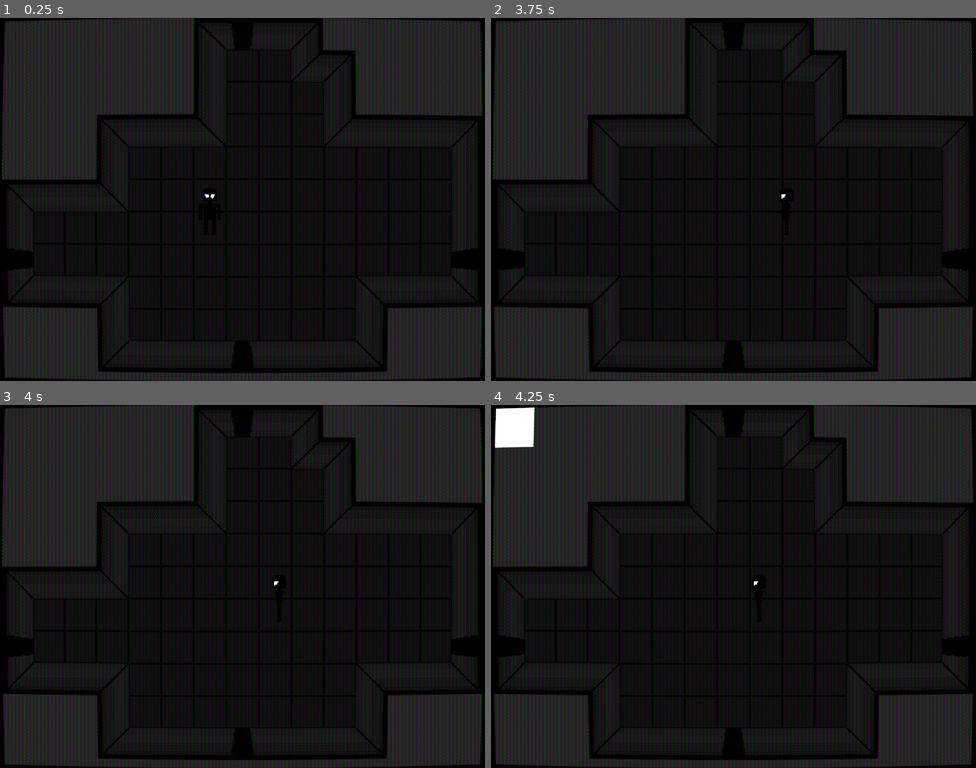
Above: before the commit, frames 1-4 (two rows, left to right).
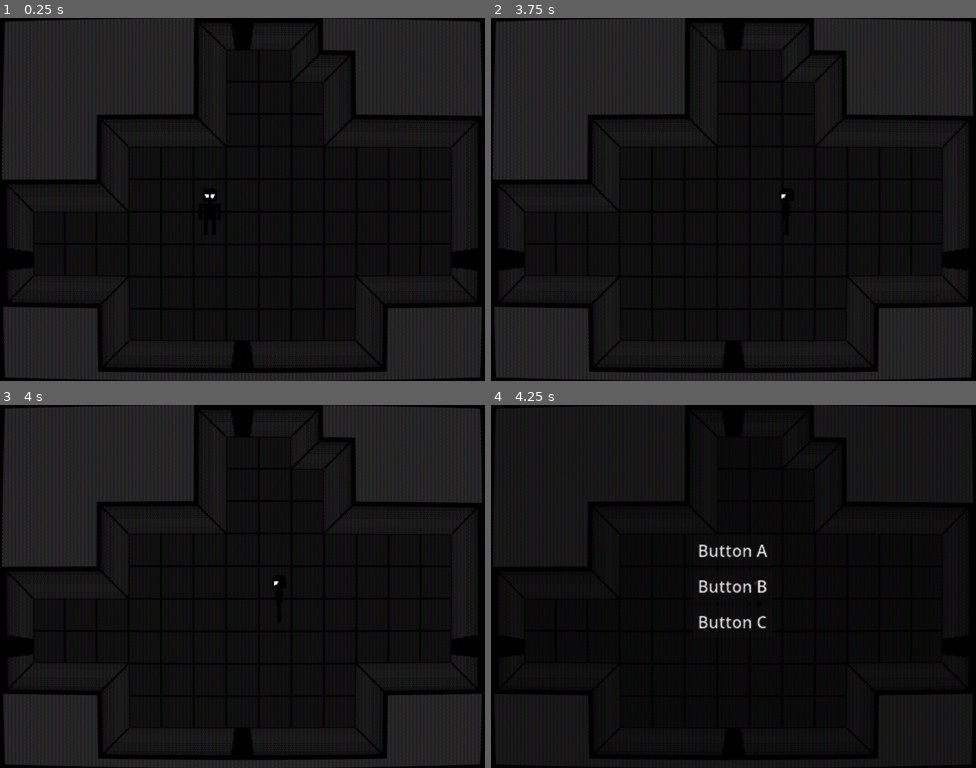
Above: after the commit, the same moments.

Repository: imLymei/LoveCraftHorror
Game: Godot game, scene res://Scenes/Main/Main.tscn
The game is run twice, just before and just after one commit, with the same random seed, the same clock (stepped at 60 frames per second) and the same inputs. The engine's default icon, where the game draws it, is replaced by a stand-in: a white triangle on a blue panel in a dark square.
Inputs:
- Up to frame 1 (0.25 s): no input
- Up to frame 2 (3.75 s): tap Enter at 0.5 s; hold D (move_right) 0.53-1.28 s; hold F (interact) 0.53-1.28 s; hold S (move_down) 1.28-2.03 s; tap F (interact) at 1.35, 2.85 s; hold D (move_right) 2.03-2.78 s; hold F (interact) 2.03-2.78 s; tap Space at 2.75 s; hold W (move_up) 2.78-3.53 s; hold A (move_left) from 3.53 s (still down); hold F (interact) from 3.53 s (still down)
- Up to frame 3 (4 s): keep holding A (move_left); keep holding F (interact)
- Up to frame 4 (4.25 s): keep holding A (move_left); keep holding F (interact); tap E (open_inventory) at 4.15 s

Frames 1-3 are identical in both runs. In frame 4, 20% of the frame differs, in the area x 0-100%, y 0-100%.

Commit message:
fix: UI mouse input not being calculated correctly

Diff:
--- a/Scenes/Main/Main.gd
+++ b/Scenes/Main/Main.gd
@@ -11,6 +11,16 @@
 func _unhandled_input(event: InputEvent) -> void:
 	if event is InputEventMouse:
 		event.position -= position
-		event.position *= Vector2(Vector2(sub_viewport.size) / size)
+
+		if size.x != sub_viewport.size.x:
+			var game_current_width := size.y * sub_viewport.size.x / sub_viewport.size.y
+			var screen_padding_x := (size.x - game_current_width) / 2
+
+			event.position.x -= screen_padding_x
+		if size.y != sub_viewport.size.y:
+			var game_current_height := size.x * sub_viewport.size.y / sub_viewport.size.x
+			var screen_padding_y := (size.y - game_current_height) / 2
+
+			event.position.y -= screen_padding_y
 
 	sub_viewport.push_input(event)
--- a/Scenes/Main/Main.tscn
+++ b/Scenes/Main/Main.tscn
@@ -27,6 +27,7 @@
 anchor_bottom = 1.0
 grow_horizontal = 2
 grow_vertical = 2
+mouse_filter = 1
 script = ExtResource("1_p8rbg")
 
 [node name="CanvasLayer" type="CanvasLayer" parent="." unique_id=369571911]
@@ -49,7 +50,6 @@
 grow_vertical = 2
 mouse_filter = 2
 texture = SubResource("ViewportTexture_i3fi7")
-expand_mode = 2
 stretch_mode = 5
 
 [node name="SubViewport" type="SubViewport" parent="." unique_id=1535546387]
--- a/Scenes/UI/Inventory/InventoryUI.tscn
+++ b/Scenes/UI/Inventory/InventoryUI.tscn
@@ -1,7 +1,6 @@
 [gd_scene format=3 uid="uid://bwftinn8xf6v8"]
 
 [node name="InventoryUI" type="Control" unique_id=1543015924]
-visible = false
 layout_mode = 3
 anchors_preset = 15
 anchor_right = 1.0
@@ -10,6 +9,34 @@
 grow_vertical = 2
 
 [node name="ColorRect" type="ColorRect" parent="." unique_id=1669463178]
-layout_mode = 0
-offset_right = 40.0
-offset_bottom = 40.0
+layout_mode = 1
+anchors_preset = 15
+anchor_right = 1.0
+anchor_bottom = 1.0
+grow_horizontal = 2
+grow_vertical = 2
+mouse_filter = 2
+color = Color(0, 0, 0, 0.39215687)
+
+[node name="CenterContainer" type="CenterContainer" parent="." unique_id=188418582]
+layout_mode = 1
+anchors_preset = 15
+anchor_right = 1.0
+anchor_bottom = 1.0
+grow_horizontal = 2
+grow_vertical = 2
+
+[node name="VBoxContainer" type="VBoxContainer" parent="CenterContainer" unique_id=96303294]
+layout_mode = 2
+
+[node name="Button" type="Button" parent="CenterContainer/VBoxContainer" unique_id=1520304446]
+layout_mode = 2
+text = "Button A"
+
+[node name="Button2" type="Button" parent="CenterContainer/VBoxContainer" unique_id=1206343450]
+layout_mode = 2
+text = "Button B"
+
+[node name="Button3" type="Button" parent="CenterContainer/VBoxContainer" unique_id=1907958470]
+layout_mode = 2
+text = "Button C"
--- a/Scenes/UI/UIOverlay/UIOverlay.gd
+++ b/Scenes/UI/UIOverlay/UIOverlay.gd
@@ -10,7 +10,9 @@
 
 
 func _ready() -> void:
-	pass
+	for child in get_children():
+		if child is CanvasItem:
+			child.hide()
 
 
 func open_inventory() -> void:
